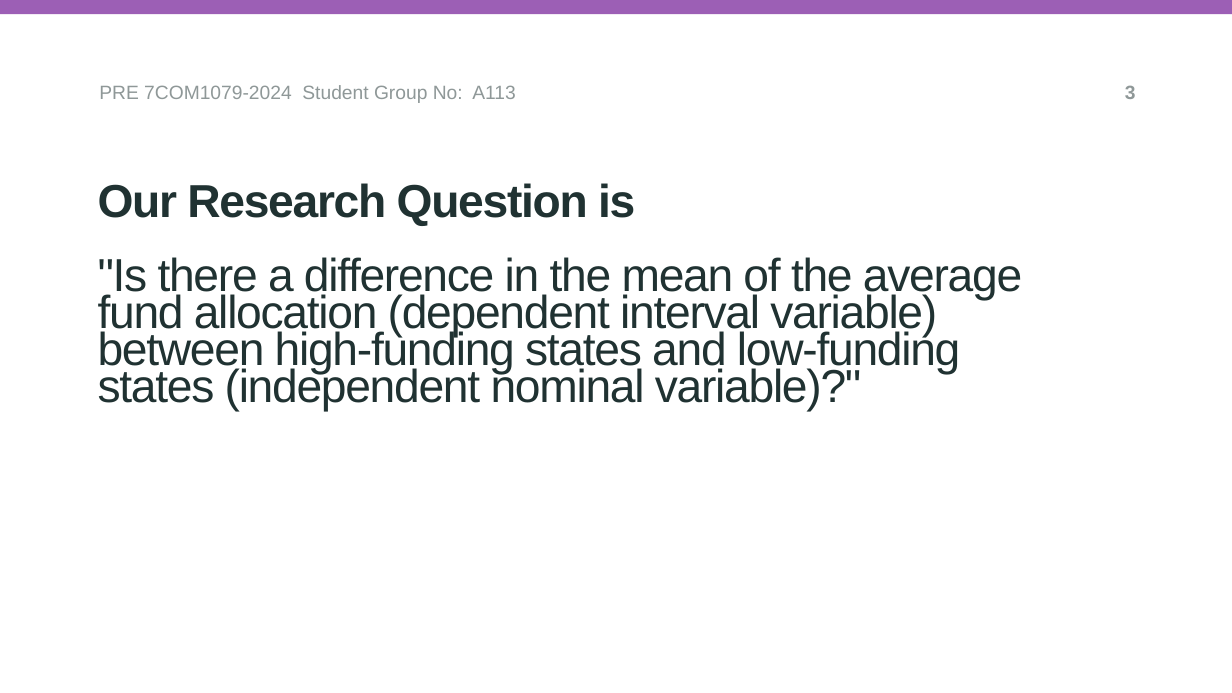
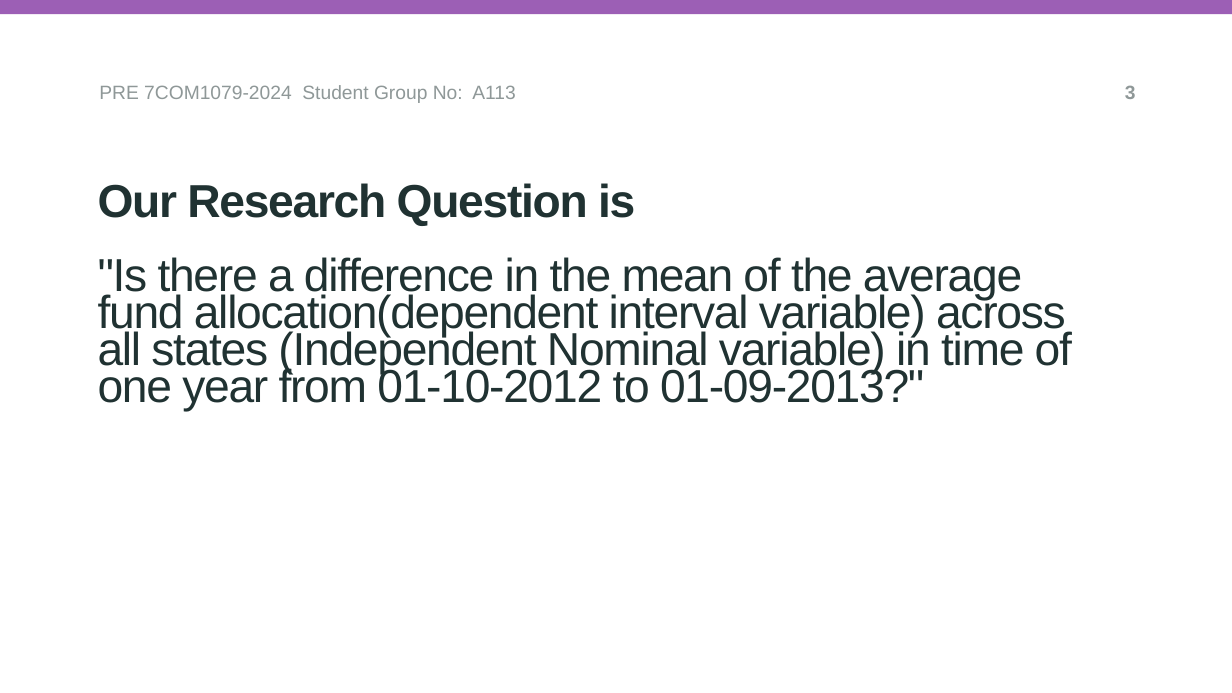
Before and after one commit to DeepakKhokhar1302/A113_Team_Research_Project, a slide deck: slide 3 of research_question_presentation_A113.pptx (slide 4 before the commit). Drawn at 1232x693 pixels with LibreOffice and Linux fonts; fonts in the diff are those of the drawing; background and template pictures are left out. Boxes give left, top, right and bottom in pixels: in the first picture for what was removed or moved away, otherwise in the second. Text is boxed around its words. In the diff, an @@ line names an element or a change of style, - is before the commit and + after.

```diff
--- a/research_question_presentation_A113.pptx
+++ b/research_question_presentation_A113.pptx
@@ subtitle at [98,257,1072,412]: text changed @@
-"Is there a difference in the mean of the average fund allocation (dependent interval variable) between high-funding states and low-funding states (independent nominal variable)?"
+"Is there a difference in the mean of the average fund allocation(dependent interval variable) across all states (Independent Nominal variable) in time of one year from 01-10-2012 to 01-09-2013?"
```
Also in this commit, not shown: 1 other slide changed, 1 slide removed.
